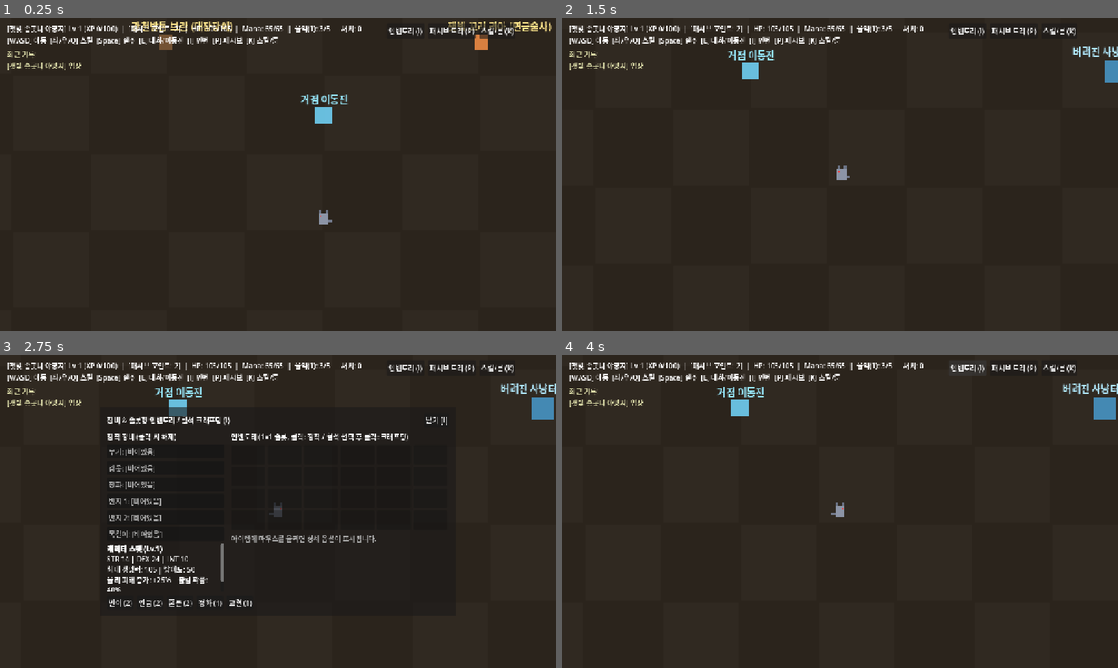
Above: before the commit, frames 1-4 (two rows, left to right).
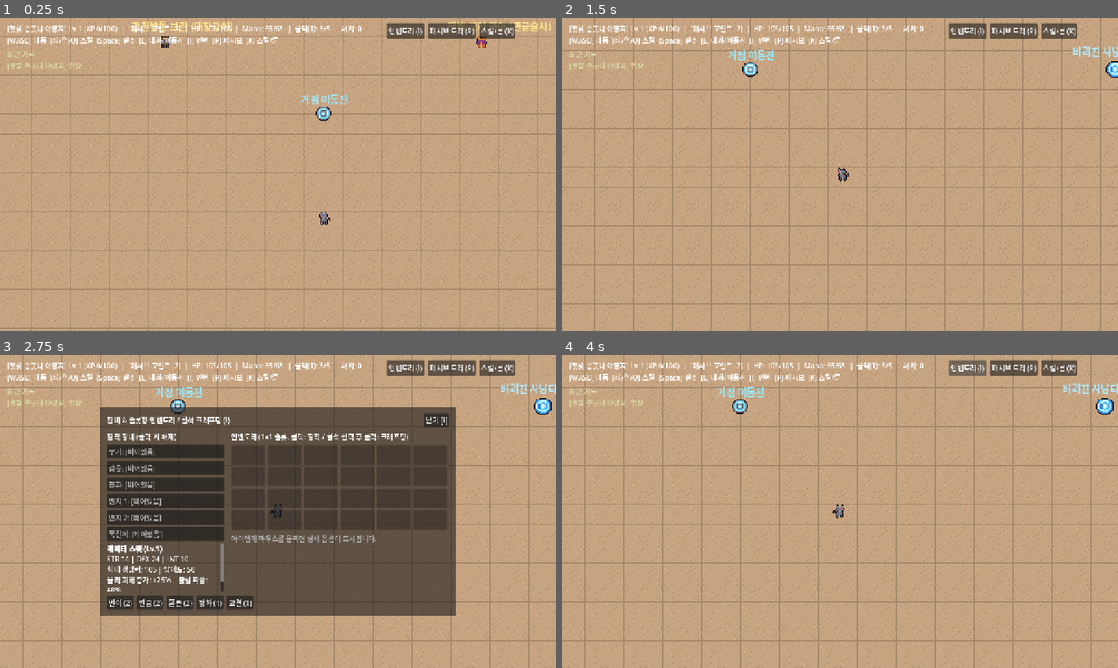
Above: after the commit, the same moments.

Repository: PigPenguinMan/HSG
Game: Godot game, scene res://scenes/Arena.tscn
The game is run twice, just before and just after one commit, with the same random seed, the same clock (stepped at 60 frames per second) and the same inputs.
Inputs (mouse positions are in pixels of both pictures, inside the frame that each line leads up to):
- Up to frame 1 (0.25 s): no input
- Up to frame 2 (1.5 s): tap Enter at 0.5 s; move the mouse to (962, 158) at 0.52 s; hold D (move_right) 0.53-1.25 s; hold Q 0.53-1.25 s; click (962, 158) at 0.67 s; drag from (728, 190) to (762, 71) at 1.27 s
- Up to frame 3 (2.75 s): move the mouse to (333, 442) at 2.02 s; hold D (move_right) from 2.03 s (still down); tap I at 2.1 s; click (333, 442) at 2.17 s
- Up to frame 4 (4 s): release D (move_right) at 2.75 s; drag from (812, 574) to (1106, 408) at 2.77 s; click "인벤토리 (I)" at 3.5 s

The runs differ from the first frame. In frame 1, 99% of the frame differs, in the area x 0-100%, y 0-100%; in frame 2, 99%; in frame 3, 94%; in frame 4, 99%.

Commit message:
feat(art): wire 10 pixel-art sprites for wolf, enemies, boss, NPCs, portals, waypoint, and ground

Diff:
--- a/src/actors/boss_brun.gd
+++ b/src/actors/boss_brun.gd
@@ -23,6 +23,8 @@
 	body_size = 38.0
 	xp_reward = 300
 	knockback_resist = 0.85
+	sprite_path = "res://assets/sprites/boss_brun.png"
+	sprite_scale = 1.4
 	base_color = Color(0.55, 0.14, 0.18)
 
 
--- a/src/actors/enemy.gd
+++ b/src/actors/enemy.gd
@@ -16,6 +16,8 @@
 var evasion: float = 10.0
 var body_size: float = 18.0
 var base_color: Color = Color(0.65, 0.22, 0.22)
+var sprite_path: String = "res://assets/sprites/enemy_feral.png"
+var sprite_scale: float = 1.1
 var knockback_resist: float = 0.0
 
 var bleed_dps: float = 0.0
@@ -25,7 +27,7 @@
 var attack_cooldown: float = 0.0
 var aggro: bool = false
 var _seen_shot_groups: Dictionary = {}
-var _visual: ColorRect
+var _visual: Sprite2D
 var _hp_bar: ColorRect
 var _flash_timer: float = 0.0
 var _knockback_vel: Vector2 = Vector2.ZERO
@@ -50,10 +52,9 @@
 	col.shape = rect
 	add_child(col)
 
-	_visual = ColorRect.new()
-	_visual.size = Vector2(body_size, body_size)
-	_visual.position = Vector2(-body_size * 0.5, -body_size * 0.5)
-	_visual.color = base_color
+	_visual = Sprite2D.new()
+	_visual.texture = load(sprite_path)
+	_visual.scale = Vector2(sprite_scale, sprite_scale)
 	add_child(_visual)
 
 	_hp_bar = ColorRect.new()
@@ -73,6 +74,8 @@
 		body_size = 24.0
 		xp_reward = 90
 		knockback_resist = 0.5
+		sprite_path = "res://assets/sprites/enemy_rare.png"
+		sprite_scale = 1.2
 		base_color = Color(0.85, 0.65, 0.15)
 
 
@@ -80,7 +83,7 @@
 	if _flash_timer > 0.0:
 		_flash_timer -= delta
 		if _flash_timer <= 0.0:
-			_visual.color = base_color
+			_visual.modulate = Color.WHITE
 
 	_knockback_vel = _knockback_vel.move_toward(Vector2.ZERO, 950.0 * delta)
 
@@ -137,7 +140,7 @@
 	var dmg: float = float(hit_result.get("total_hit_damage", 10.0))
 	var is_crit: bool = bool(hit_result.get("is_crit", false))
 	hp -= dmg
-	_visual.color = Color(1.0, 1.0, 1.0)
+	_visual.modulate = Color(2.5, 2.5, 2.5)
 	_flash_timer = 0.09
 
 	var dmg_text := "%d!" % int(roundf(dmg)) if is_crit else "%d" % int(roundf(dmg))
--- a/src/actors/player.gd
+++ b/src/actors/player.gd
@@ -253,7 +253,7 @@
 
 	var mouse_dir := (get_global_mouse_position() - global_position).normalized()
 	if mouse_dir.x != 0.0:
-		_body_node.scale.x = 1.0 if mouse_dir.x >= 0.0 else -1.0
+		_body_node.scale.x = 1.2 if mouse_dir.x >= 0.0 else -1.2
 
 	if Input.is_action_just_pressed("skill_dash") and _dash_cd <= 0.0:
 		_dash_dir = mouse_dir if input_dir == Vector2.ZERO else input_dir
@@ -566,35 +566,8 @@
 
 
 func _build_wolf_pixel_sprite() -> void:
-	_body_node = Node2D.new()
-	add_child(_body_node)
-
-	var torso := ColorRect.new()
-	torso.size = Vector2(16, 18)
-	torso.position = Vector2(-8, -9)
-	torso.color = Color(0.55, 0.58, 0.65)
-	_body_node.add_child(torso)
-
-	var ear_l := ColorRect.new()
-	ear_l.size = Vector2(4, 5)
-	ear_l.position = Vector2(-7, -14)
-	ear_l.color = Color(0.42, 0.45, 0.52)
-	_body_node.add_child(ear_l)
-
-	var ear_r := ColorRect.new()
-	ear_r.size = Vector2(4, 5)
-	ear_r.position = Vector2(3, -14)
-	ear_r.color = Color(0.42, 0.45, 0.52)
-	_body_node.add_child(ear_r)
-
-	var eye := ColorRect.new()
-	eye.size = Vector2(3, 2)
-	eye.position = Vector2(3, -5)
-	eye.color = Color(0.95, 0.25, 0.25)
-	_body_node.add_child(eye)
-
-	var tail := ColorRect.new()
-	tail.size = Vector2(7, 4)
-	tail.position = Vector2(-14, 2)
-	tail.color = Color(0.45, 0.48, 0.55)
-	_body_node.add_child(tail)
+	var spr := Sprite2D.new()
+	spr.texture = load("res://assets/sprites/wolf_player.png")
+	spr.scale = Vector2(1.2, 1.2)
+	add_child(spr)
+	_body_node = spr
--- a/src/world/arena.gd
+++ b/src/world/arena.gd
@@ -297,22 +297,13 @@
 
 
 func _build_ground(sz: Vector2, base_col: Color) -> void:
-	var bg := ColorRect.new()
+	var bg := TextureRect.new()
+	bg.texture = load("res://assets/sprites/ground_tile.png")
+	bg.stretch_mode = TextureRect.STRETCH_TILE
 	bg.size = sz
-	bg.color = base_col
+	bg.modulate = Color(base_col.r * 5.2, base_col.g * 5.2, base_col.b * 5.2, 1.0)
 	bg.z_index = -12
 	_zone_root.add_child(bg)
-
-	var step := 128.0
-	for x in range(0, int(sz.x), int(step)):
-		for y in range(0, int(sz.y), int(step)):
-			if ((x / int(step)) + (y / int(step))) % 2 == 0:
-				var patch := ColorRect.new()
-				patch.size = Vector2(step - 4, step - 4)
-				patch.position = Vector2(x + 2, y + 2)
-				patch.color = Color(base_col.r + 0.02, base_col.g + 0.02, base_col.b + 0.02)
-				patch.z_index = -11
-				_zone_root.add_child(patch)
 
 
 func _build_walls(sz: Vector2) -> void:
@@ -355,10 +346,9 @@
 	col.shape = circle
 	area.add_child(col)
 
-	var vis := ColorRect.new()
-	vis.size = Vector2(36, 36)
-	vis.position = Vector2(-18, -18)
-	vis.color = Color(0.3, 0.7, 0.95, 0.7)
+	var vis := Sprite2D.new()
+	vis.texture = load("res://assets/sprites/portal.png")
+	vis.scale = Vector2(1.5, 1.5)
 	area.add_child(vis)
 
 	var lbl := Label.new()
@@ -421,10 +411,9 @@
 	col.shape = circle
 	area.add_child(col)
 
-	var vis := ColorRect.new()
-	vis.size = Vector2(28, 28)
-	vis.position = Vector2(-14, -14)
-	vis.color = Color(0.45, 0.85, 1.0, 0.85)
+	var vis := Sprite2D.new()
+	vis.texture = load("res://assets/sprites/waypoint.png")
+	vis.scale = Vector2(1.3, 1.3)
 	area.add_child(vis)
 
 	var lbl := Label.new()
@@ -448,7 +437,6 @@
 
 func _build_npc(npc: Dictionary) -> void:
 	var pos := Vector2(float(npc["pos"][0]), float(npc["pos"][1]))
-	var c: Array = npc["color"]
 	var area := Area2D.new()
 	area.position = pos
 	area.collision_layer = 0
@@ -460,10 +448,9 @@
 	col.shape = circle
 	area.add_child(col)
 
-	var vis := ColorRect.new()
-	vis.size = Vector2(22, 26)
-	vis.position = Vector2(-11, -13)
-	vis.color = Color(float(c[0]), float(c[1]), float(c[2]))
+	var vis := Sprite2D.new()
+	vis.texture = load("res://assets/sprites/npc_%s.png" % str(npc["id"]))
+	vis.scale = Vector2(1.25, 1.25)
 	area.add_child(vis)
 
 	var lbl := Label.new()
Binary file added: assets/sprites/boss_brun.png
Binary file added: assets/sprites/enemy_feral.png
Binary file added: assets/sprites/enemy_rare.png
Binary file added: assets/sprites/ground_tile.png
Binary file added: assets/sprites/npc_bram.png
Binary file added: assets/sprites/npc_hor.png
Binary file added: assets/sprites/npc_ria.png
Binary file added: assets/sprites/portal.png
Binary file added: assets/sprites/waypoint.png
Binary file added: assets/sprites/wolf_player.png
